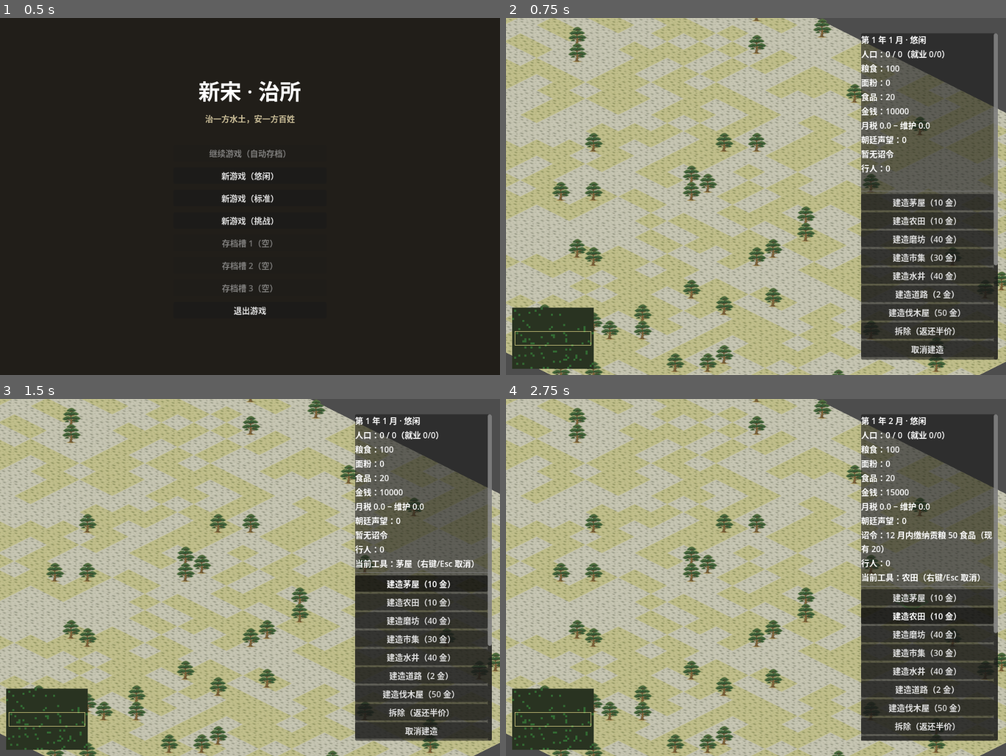
Above: before the commit, frames 1-4 (two rows, left to right).
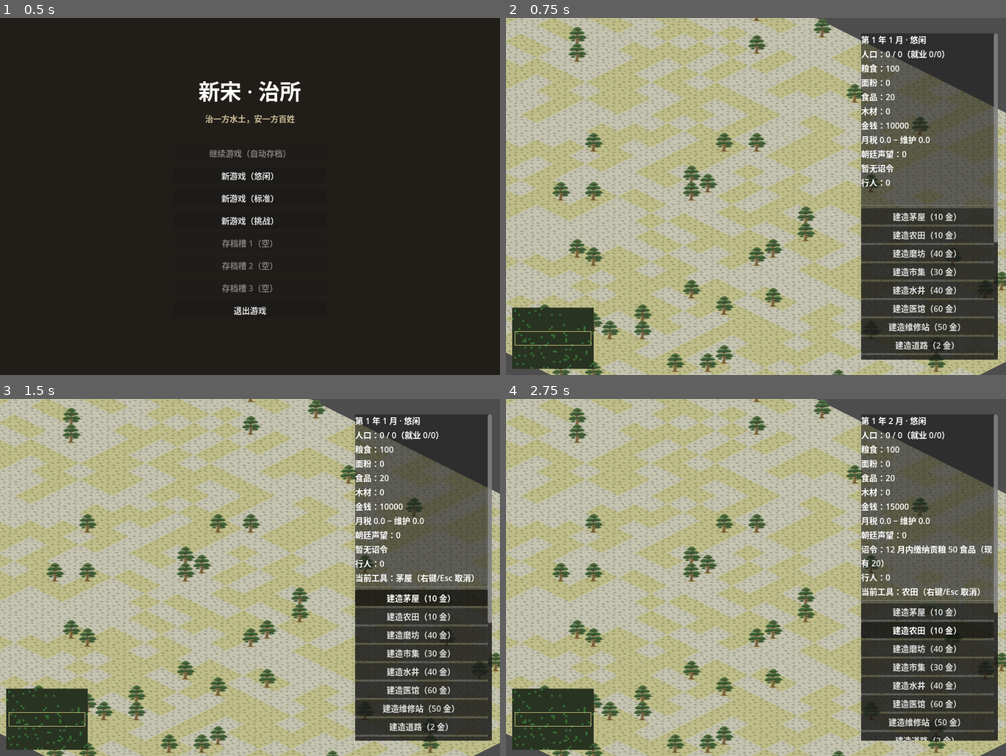
Above: after the commit, the same moments.

Repository: kreator666/tiny
Game: Godot game, scene res://scenes/menu.tscn
Same seed, same stepped clock (60 frames per second), same inputs: the game is played once before the commit and once after it.
Inputs:
- Up to frame 1 (0.5 s): no input
- Up to frame 2 (0.75 s): click "新游戏（悠闲）" at 0.5 s
- Up to frame 3 (1.5 s): click "建造茅屋（10 金）" at 1.25 s
- Up to frame 4 (2.75 s): click "建造农田（10 金）" at 2 s

Frame 1 is identical in both runs. In frame 2, 6.2% of the frame differs, in the area x 71-99%, y 24-96%; in frame 3, 6.6%; in frame 4, 6.7%.

Commit message:
新增医馆与维修站（法老王式服务建筑）
医馆（60金，1工人，四方向AI贴图）：
- 派郎中（紫红行人）沿街巡诊，居所盖'诊治'章（记忆3个月）
- 瘟疫机制重做：不再瞬时死5%，改为流行3个月、每月病亡12%，
  诊治覆盖最高减伤85%（无医馆硬抗约32%总人口）

维修站（50金，1工人，四方向AI贴图）：
- 派工匠（藤黄行人）沿街修缮：1木材 +10%维护度，2木材扑灭火灾
- 新资源'木材'：伐木屋每月+2、砍树每棵+1，HUD显示，存档兼容
- 居所信息面板补充'诊治'状态，建筑面板补充木产/郎中/工匠说明

Diff:
--- a/data/buildings.json
+++ b/data/buildings.json
@@ -65,6 +65,26 @@
 		"desc": "派挑水夫沿街送水，需 1 名工人；民居有水喝才能翻修升级",
 		"jobs": 1
 	},
+	"clinic": {
+		"name": "医馆",
+		"cost_gold": 60,
+		"texture": "clinic",
+		"dir": true,
+		"flat": false,
+		"upkeep": 2,
+		"desc": "派郎中沿街巡诊，需 1 名工人；瘟疫流行时，受过诊治的百姓可保八成平安",
+		"jobs": 1
+	},
+	"repair": {
+		"name": "维修站",
+		"cost_gold": 50,
+		"texture": "repair",
+		"dir": true,
+		"flat": false,
+		"upkeep": 2,
+		"desc": "派工匠沿街修缮，需 1 名工人、消耗木材：为邻路建筑恢复维护度（+10/次），并能扑灭火灾（2 木材）",
+		"jobs": 1
+	},
 	"road": {
 		"name": "道路",
 		"cost_gold": 2,
@@ -77,10 +97,11 @@
 		"name": "伐木屋",
 		"cost_gold": 50,
 		"jobs": 2,
+		"wood_per_month": 2,
 		"texture": "woodcutter",
 		"dir": true,
 		"flat": false,
 		"upkeep": 2,
-		"desc": "派 2 名伐木工沿路巡行，免费砍除路边树木（比花钱砍树慢）"
+		"desc": "每月产出 2 木材，供维修站修缮用；另派 2 名伐木工沿路巡行，免费砍除路边树木（+1 木材/棵）"
 	}
 }
--- a/scripts/main.gd
+++ b/scripts/main.gd
@@ -97,9 +97,10 @@
 var grass: Dictionary = {}
 var trees: Dictionary = {}
 
-var walkers: Array = []  # {pos, cur, nxt, t, left, prev, kind} kind: 0居民 1挑夫 2挑水夫
+var walkers: Array = []  # {pos, cur, nxt, t, left, prev, kind} kind: 0居民 1挑夫 2挑水夫 3伐木工 4郎中 5工匠
 var serviced: Dictionary = {}  # 居所(民居格或大院锚点) -> 最近服务月份序号
 var watered: Dictionary = {}  # 居所 -> 最近送水月份序号
+var doctored: Dictionary = {}  # 居所 -> 最近诊治病月份序号（医馆郎中）
 var evolve_prog: Dictionary = {}  # 居所 -> 连续达标月数
 
 var population := 0
@@ -108,6 +109,7 @@
 var grain := 100.0
 var flour := 0.0
 var food := 20.0
+var wood := 0.0  # 木材：伐木屋产出，维修站修缮消耗
 var gold := 10000.0
 var year := 1
 var month := 1
@@ -130,6 +132,7 @@
 # 灾害与事件
 var burning: Dictionary = {}  # 建筑格 -> 剩余燃烧月数
 var locust_months_left := 0  # 蝗灾：农田减产剩余月数
+var plague_months_left := 0  # 瘟疫：流行剩余月数（每月病亡，医馆诊治可减灾）
 
 var selected_tool := ""
 var hover_cell := Vector2i(-1, -1)
@@ -154,6 +157,7 @@
 var _grain_label: Label
 var _flour_label: Label
 var _food_label: Label
+var _wood_label: Label
 var _gold_label: Label
 var _date_label: Label
 var _tool_label: Label
@@ -352,6 +356,10 @@
 			kind = 2
 		elif btype == "woodcutter":
 			kind = 3
+		elif btype == "clinic":
+			kind = 4
+		elif btype == "repair":
+			kind = 5
 		if kind < 0 or walkers.size() >= WALKER_MAX:
 			continue
 		if not _has_adjacent_road(cell):
@@ -393,6 +401,10 @@
 	_service_around(start, kind == 2)
 	if kind == 3:
 		_chop_adjacent_tree(start)
+	elif kind == 4:
+		_doctor_around(start)
+	elif kind == 5:
+		_repair_around(start)
 
 
 func _choose_next_road(cur: Vector2i, prev: Variant) -> Vector2i:
@@ -419,6 +431,39 @@
 				target[anchor] = _months_total
 
 
+func _doctor_around(road_cell: Vector2i) -> void:
+	# 郎中为邻路居所诊治（医馆服务，瘟疫期保命）
+	for dir: Vector2i in DIRS:
+		var nb := road_cell + dir
+		if buildings.get(nb, "") == "hut" or buildings.get(nb, "") == "tilehouse":
+			doctored[nb] = _months_total
+		else:
+			var anchor := _estate_anchor_at(nb)
+			if anchor != Vector2i(-1, -1):
+				doctored[anchor] = _months_total
+
+
+func _repair_around(road_cell: Vector2i) -> void:
+	# 工匠为邻路建筑恢复维护度（1 木材 +10），并扑灭火灾（2 木材）
+	for dir: Vector2i in DIRS:
+		var nb := road_cell + dir
+		if burning.has(nb):
+			if wood >= 2.0:
+				wood -= 2.0
+				burning.erase(nb)
+				_show_message("工匠扑灭了一场火灾！")
+			continue
+		if buildings.has(nb) and buildings[nb] != "road":
+			if building_cond.get(nb, 100) < 100 and wood >= 1.0:
+				wood -= 1.0
+				building_cond[nb] = mini(100, _cond_of(nb) + 10)
+			continue
+		var anchor := _estate_anchor_at(nb)
+		if anchor != Vector2i(-1, -1) and building_cond.get(anchor, 100) < 100 and wood >= 1.0:
+			wood -= 1.0
+			building_cond[anchor] = mini(100, _cond_of(anchor) + 10)
+
+
 func _update_walkers(delta: float) -> void:
 	for i in range(walkers.size() - 1, -1, -1):
 		var w: Dictionary = walkers[i]
@@ -427,9 +472,14 @@
 			w.cur = w.nxt
 			w.t = 0.0
 			w.left -= 1
-			_service_around(w.cur, int(w.get("kind", 0)) == 2)
-			if int(w.get("kind", 0)) == 3:
+			var wkind := int(w.get("kind", 0))
+			_service_around(w.cur, wkind == 2)
+			if wkind == 3:
 				_chop_adjacent_tree(w.cur)
+			elif wkind == 4:
+				_doctor_around(w.cur)
+			elif wkind == 5:
+				_repair_around(w.cur)
 			var next: Vector2i = _choose_next_road(w.cur, w.prev)
 			w.prev = w.cur
 			if next == Vector2i(-1, -1) or w.left <= 0:
@@ -601,6 +651,10 @@
 	return _months_total - int(watered.get(key, -999)) <= 3
 
 
+func _recently_doctored(key: Vector2i) -> bool:
+	return _months_total - int(doctored.get(key, -999)) <= 3
+
+
 # 财政：分级人头税 - 建筑维护（含大院）。返回本月净收入。
 func _economy_month() -> float:
 	var cap_total := 0
@@ -711,6 +765,26 @@
 	_refresh_capacity()
 	if locust_months_left > 0:
 		locust_months_left -= 1
+	# 瘟疫流行：每月病亡，医馆诊治覆盖可减八成
+	if plague_months_left > 0:
+		plague_months_left -= 1
+		if population > 0:
+			var covered := 0
+			for cell: Vector2i in buildings:
+				if (buildings[cell] == "hut" or buildings[cell] == "tilehouse") and _recently_doctored(cell):
+					covered += _capacity_of(cell)
+			for anchor: Vector2i in estates:
+				if _recently_doctored(anchor):
+					covered += _capacity_of(anchor)
+			var coverage := minf(1.0, float(covered) / maxf(1.0, float(pop_capacity)))
+			var loss: int = maxi(1, int(round(population * 0.12 * (1.0 - coverage * 0.85))))
+			population = maxi(0, population - loss)
+			if coverage >= 0.99:
+				_show_message("瘟疫流行，所幸医馆诊治及时，仅 %d 人病亡" % loss)
+			else:
+				_show_message("瘟疫流行，%d 人病亡！医馆诊治可保百姓平安" % loss)
+		if plague_months_left <= 0:
+			_show_message("瘟疫终于消退了")
 	# 新事件概率：月均 4%
 	if randf() < 0.04 * _diff("events"):
 		_trigger_event()
@@ -729,10 +803,8 @@
 		burning[cell] = 2
 		_show_message("%s起火了！两月后将被烧毁" % building_defs[buildings[cell]]["name"])
 	elif roll < 50:
-		if population > 0:
-			var loss: int = maxi(1, population / 20)
-			population -= loss
-			_show_message("瘟疫流行，%d 人病亡" % loss)
+		plague_months_left = 3
+		_show_message("瘟疫爆发！未来三月人口将持续病亡，速建医馆派郎中医治")
 	elif roll < 75:
 		var farms := 0
 		for b: String in buildings.values():
@@ -751,7 +823,7 @@
 	_assign_jobs()
 
 	# 生产链
-	var stock := {"grain": grain, "flour": flour, "food": food}
+	var stock := {"grain": grain, "flour": flour, "food": food, "wood": wood}
 	for cell: Vector2i in buildings:
 		var btype: String = buildings[cell]
 		var def: Dictionary = building_defs.get(btype, {})
@@ -763,6 +835,8 @@
 		if def.has("grain_per_month"):
 			var mult := 0.5 if locust_months_left > 0 else 1.0
 			stock["grain"] = float(stock["grain"]) + float(def["grain_per_month"]) * mult * eff
+		if def.has("wood_per_month"):
+			stock["wood"] = float(stock["wood"]) + float(def["wood_per_month"]) * eff
 		if def.has("convert_from"):
 			var use: float = minf(float(def["convert_rate"]) * eff, float(stock[def["convert_from"]]))
 			stock[def["convert_from"]] = float(stock[def["convert_from"]]) - use
@@ -770,6 +844,7 @@
 	grain = stock["grain"]
 	flour = stock["flour"]
 	food = stock["food"]
+	wood = stock["wood"]
 
 	# 居所与有效容量
 	var residence_keys: Array = []  # 民居格 或 大院锚点
@@ -1001,6 +1076,7 @@
 		var nb := road_cell + dir
 		if trees.has(nb):
 			trees.erase(nb)
+			wood += 1.0  # 砍树得木材
 			queue_redraw()
 			return
 
@@ -1035,7 +1111,7 @@
 		var cap: int = ESTATE_CAP[tier]
 		lines.append("居住人口：%d / %d" % [_occupants(cap), cap])
 		lines.append("维护度：%d%%" % _cond_of(key))
-		lines.append("服务：%s　供水：%s" % [_yesno(_recently_serviced(key)), _yesno(_recently_watered(key))])
+		lines.append("服务：%s　供水：%s　诊治：%s" % [_yesno(_recently_serviced(key)), _yesno(_recently_watered(key)), _yesno(_recently_doctored(key))])
 		if tier == 2:
 			lines.append("升级进度：%d / %d 月" % [int(evolve_prog.get(key, 0)), EVOLVE_ESTATE])
 		show_repair = true
@@ -1046,7 +1122,7 @@
 			var cap2: int = HUT_CAP if btype == "hut" else TILEHOUSE_CAP
 			lines.append("居住人口：%d / %d" % [_occupants(cap2), cap2])
 			lines.append("维护度：%d%%" % _cond_of(key))
-			lines.append("服务：%s　供水：%s" % [_yesno(_recently_serviced(key)), _yesno(_recently_watered(key))])
+			lines.append("服务：%s　供水：%s　诊治：%s" % [_yesno(_recently_serviced(key)), _yesno(_recently_watered(key)), _yesno(_recently_doctored(key))])
 			if btype == "hut":
 				lines.append("升级进度：%d / %d 月" % [int(evolve_prog.get(key, 0)), EVOLVE_HUT])
 			else:
@@ -1062,8 +1138,14 @@
 			lines.append("维护度：%d%%" % _cond_of(key))
 			if def.has("grain_per_month"):
 				lines.append("粮产：每月 %d（需有人劳作）" % int(def["grain_per_month"]))
+			if def.has("wood_per_month"):
+				lines.append("木产：每月 %d（需有人劳作）" % int(def["wood_per_month"]))
 			if btype == "woodcutter":
-				lines.append("伐木工沿路巡行，免费砍除路边树木。")
+				lines.append("伐木工沿路巡行砍树，每棵 +1 木材。")
+			elif btype == "clinic":
+				lines.append("郎中沿路巡诊；诊治过的百姓瘟疫期减伤八成。")
+			elif btype == "repair":
+				lines.append("工匠沿路修缮：1 木材 +10%% 维护度，2 木材扑灭火灾。")
 		show_repair = btype != "road"
 	elif trees.has(cell):
 		_info_title.text = "树木"
@@ -1129,6 +1211,7 @@
 		"grain": grain,
 		"flour": flour,
 		"food": food,
+		"wood": wood,
 		"gold": gold,
 		"year": year,
 		"month": month,
@@ -1138,6 +1221,7 @@
 		"prestige": prestige,
 		"edict": edict,
 		"edict_counter": _edict_counter,
+		"plague": plague_months_left,
 		"buildings": list,
 		"estates": estate_list,
 		"trees": tree_list,
@@ -1150,6 +1234,7 @@
 	grain = float(state["grain"])
 	flour = float(state.get("flour", 0.0))
 	food = float(state.get("food", 20.0))
+	wood = float(state.get("wood", 0.0))
 	gold = float(state["gold"])
 	year = int(state["year"])
 	month = int(state["month"])
@@ -1164,12 +1249,14 @@
 	trees.clear()
 	serviced.clear()
 	watered.clear()
+	doctored.clear()
 	walkers.clear()
 	evolve_prog.clear()
 	burning.clear()
 	building_cond.clear()
 	employed.clear()
 	locust_months_left = 0
+	plague_months_left = int(state.get("plague", 0))
 	shortage_months = 0
 	for entry: Dictionary in state.get("conds", []):
 		building_cond[Vector2i(int(entry["x"]), int(entry["y"]))] = int(entry["cond"])
@@ -1257,6 +1344,8 @@
 	box.add_child(_flour_label)
 	_food_label = Label.new()
 	box.add_child(_food_label)
+	_wood_label = Label.new()
+	box.add_child(_wood_label)
 	_gold_label = Label.new()
 	box.add_child(_gold_label)
 	_econ_label = Label.new()
@@ -1397,6 +1486,7 @@
 	_grain_label.text = "粮食：%d" % int(grain)
 	_flour_label.text = "面粉：%d" % int(flour)
 	_food_label.text = "食品：%d" % int(food)
+	_wood_label.text = "木材：%d" % int(wood)
 	_gold_label.text = "金钱：%d" % int(gold)
 	_econ_label.text = "月税 %.1f − 维护 %.1f" % [last_tax_income, last_upkeep]
 	_prestige_label.text = "朝廷声望：%d" % prestige
@@ -1461,6 +1551,10 @@
 				tint = Color(0.62, 0.8, 0.98)  # 挑水夫：蓝色
 			elif wkind == 3:
 				tint = Color(0.55, 0.75, 0.45)  # 伐木工：草绿
+			elif wkind == 4:
+				tint = Color(0.85, 0.55, 0.75)  # 郎中：紫红
+			elif wkind == 5:
+				tint = Color(0.98, 0.82, 0.35)  # 工匠：藤黄
 			draw_texture(villager_tex, Vector2(-6, -18), tint)
 			draw_set_transform_matrix(Transform2D())
 			continue
Binary file added: assets/packs/gongbi_ai/clinic_d0.png
Not shown, added: assets/packs/gongbi_ai/clinic_d0.png.import
Binary file added: assets/packs/gongbi_ai/clinic_d1.png
Not shown, added: assets/packs/gongbi_ai/clinic_d1.png.import
Binary file added: assets/packs/gongbi_ai/clinic_d2.png
Not shown, added: assets/packs/gongbi_ai/clinic_d2.png.import
Binary file added: assets/packs/gongbi_ai/clinic_d3.png
Not shown, added: assets/packs/gongbi_ai/clinic_d3.png.import
Binary file added: assets/packs/gongbi_ai/repair_d0.png
Not shown, added: assets/packs/gongbi_ai/repair_d0.png.import
Binary file added: assets/packs/gongbi_ai/repair_d1.png
Not shown, added: assets/packs/gongbi_ai/repair_d1.png.import
(and 5 more such lines)
